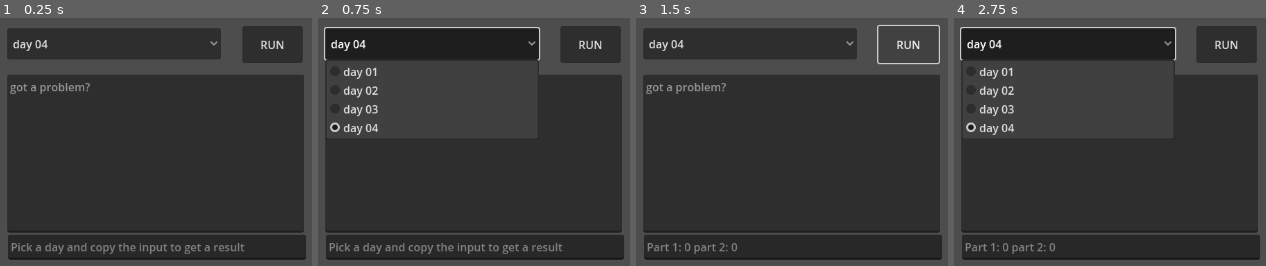
Above: before the commit, frames 1-4 (left to right).
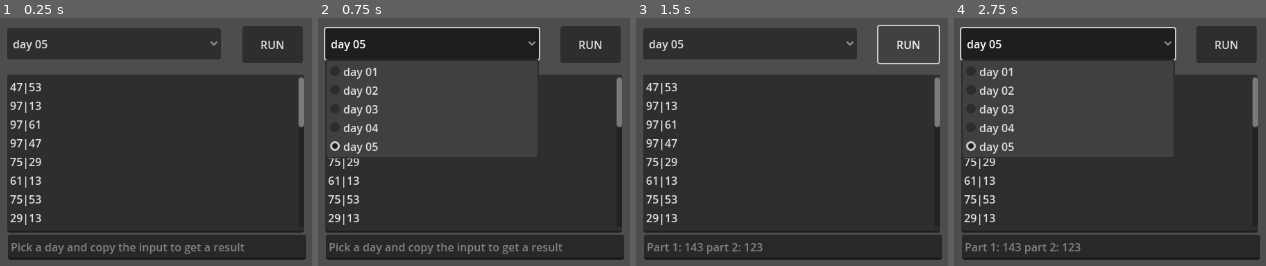
Above: after the commit, the same moments.

Repository: jacopofar/advent2024-godot
Game: Godot game, scene res://day_selector.tscn
Same seed, same stepped clock (60 frames per second), same inputs: the game is played once before the commit and once after it.
Inputs:
- Up to frame 1 (0.25 s): no input
- Up to frame 2 (0.75 s): click "day 04" (after the commit: "day 05") at 0.5 s
- Up to frame 3 (1.5 s): click "RUN" at 1.25 s
- Up to frame 4 (2.75 s): click "day 04" (after the commit: "day 05") at 2 s

The runs differ from the first frame. In frame 1, 2.2% of the frame differs, in the area x 3-98%, y 8-84%; in frame 2, 1.6%; in frame 3, 2.6%, in the area x 3-98%, y 8-96%; in frame 4, 2.0%.

Commit message:
Add day 5

Diff:
--- /dev/null
+++ b/day05.tscn
@@ -0,0 +1,6 @@
+[gd_scene load_steps=2 format=3 uid="uid://b703khsmitqoo"]
+
+[ext_resource type="Script" uid="uid://pg2atc1vmbsb" path="res://day_05.gd" id="1_4lrnv"]
+
+[node name="Day05" type="Node2D"]
+script = ExtResource("1_4lrnv")
--- /dev/null
+++ b/day_05.gd
@@ -0,0 +1,52 @@
+extends Node2D
+
+func is_valid_order(pages: PackedByteArray, order_rules: Dictionary) -> bool:
+	for page_i in range(len(pages)):
+		if not order_rules.has(pages[page_i]):
+			continue
+		# there's a rule, do we have something before that can't be?
+		for page_before in range(page_i):
+			if pages[page_before] in order_rules[pages[page_i]]:
+				return false
+	return true
+
+func swap_if_needed(original_pages: PackedByteArray, order_rules: Dictionary) -> PackedByteArray:
+	var pages = original_pages.duplicate()
+	for page_i in range(len(pages)):
+		if not order_rules.has(pages[page_i]):
+			continue
+		# there's a rule, do we have something before that can't be?
+		for page_before in range(page_i):
+			if pages[page_before] in order_rules[pages[page_i]]:
+				var tmp = pages[page_before]
+				pages[page_before] = pages[page_i]
+				pages[page_i] = tmp
+	return pages
+
+func solve(input: String) -> void:
+	var sections = input.split("\n\n", false)
+	assert (len(sections) == 2, "Input structure incorrct, maybe something is missing?")
+	var order_rules: Dictionary = {}
+	for rule_desc in sections[0].split("\n"):
+		var from: int = int(rule_desc.split("|")[0])
+		var to: int = int(rule_desc.split("|")[1])
+		if order_rules.has(from):
+			order_rules[from].append(to)
+		else:
+			order_rules[from] = [to]
+	var manuals = []
+	for manual in sections[1].split("\n"):
+		var m = PackedByteArray()
+		for page_num in manual.split(","):
+			m.append(int(page_num))
+		manuals.append(m)
+	var tot1 = 0
+	for manual in manuals:
+		if is_valid_order(manual, order_rules):
+			tot1 += manual[int(len(manual) / 2)]
+	var tot2 = 0
+	for manual in manuals:
+		if not is_valid_order(manual, order_rules):
+			var adjusted_manual = swap_if_needed(manual, order_rules)
+			tot2 += adjusted_manual[int(len(adjusted_manual) / 2)]
+	get_parent().set_solution("Part 1: {0} part 2: {1}".format([tot1, tot2]))
--- a/day_selector.tscn
+++ b/day_selector.tscn
@@ -10,6 +10,34 @@
 offset_top = 89.0
 offset_right = 512.0
 offset_bottom = 317.0
+text = "47|53
+97|13
+97|61
+97|47
+75|29
+61|13
+75|53
+29|13
+97|29
+53|29
+61|53
+97|53
+61|29
+47|13
+75|47
+97|75
+47|61
+75|61
+47|29
+75|13
+53|13
+
+75,47,61,53,29
+97,61,53,29,13
+75,29,13
+75,97,47,61,53
+61,13,29
+97,13,75,29,47"
 placeholder_text = "got a problem?"
 
 [node name="DaySelector" type="OptionButton" parent="."]
@@ -17,8 +45,8 @@
 offset_top = 22.0
 offset_right = 392.0
 offset_bottom = 67.0
-selected = 3
-item_count = 4
+selected = 4
+item_count = 5
 popup/item_0/text = "day 01"
 popup/item_0/id = 0
 popup/item_1/text = "day 02"
@@ -27,6 +55,8 @@
 popup/item_2/id = 2
 popup/item_3/text = "day 04"
 popup/item_3/id = 3
+popup/item_4/text = "day 05"
+popup/item_4/id = 4
 
 [node name="Button" type="Button" parent="."]
 anchors_preset = 8
Not shown, added: day_05.gd.uid
